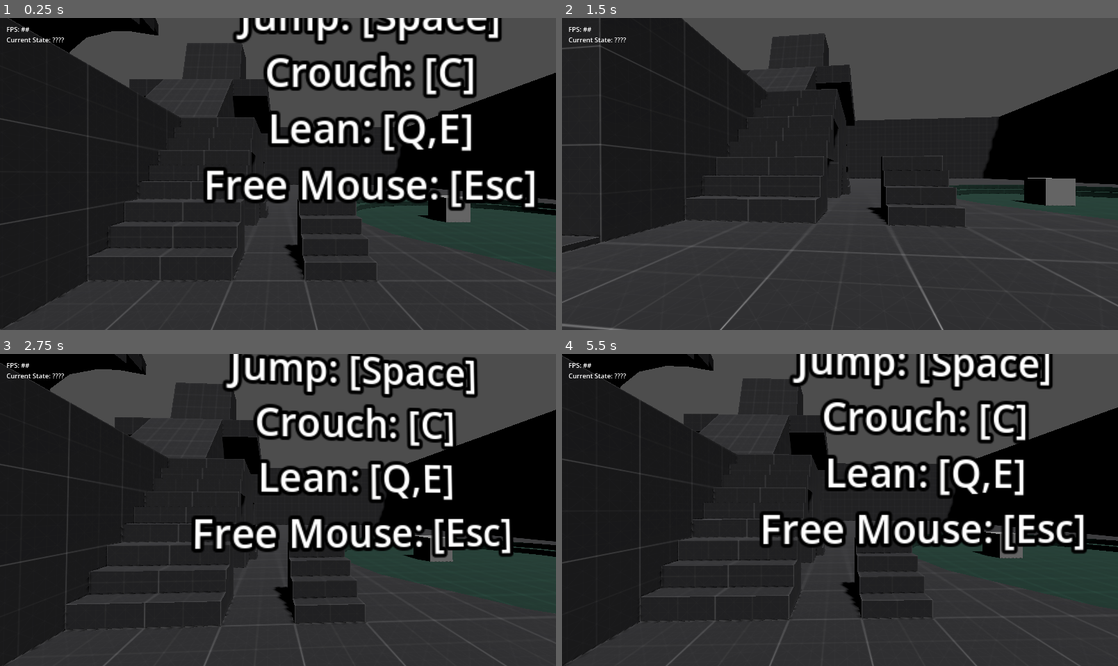
Above: before the commit, frames 1-4 (two rows, left to right).
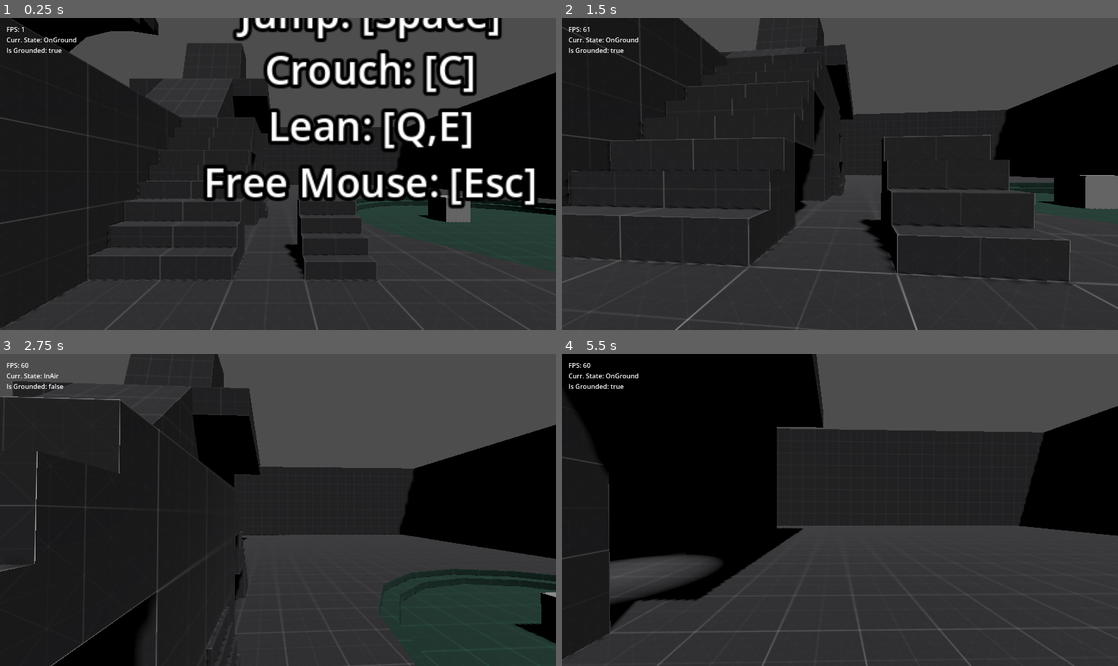
Above: after the commit, the same moments.

Repository: newengland-neighbor/data-driven-fp-controller
Game: Godot game, scene res://environments/prototyping_room/prototyping_room.tscn
Two runs of this game, one before a commit and one after it. Both use one fixed random seed, a clock stepped at 60 frames per second and the inputs below.
Inputs (mouse positions are in pixels of both pictures, inside the frame that each line leads up to):
- Up to frame 1 (0.25 s): no input
- Up to frame 2 (1.5 s): tap Enter at 0.5 s; move the mouse to (867, 174) at 0.52 s; hold C (crouch) 0.53-1.28 s; hold W (move_forward) from 0.53 s (still down); tap Space (jump) at 0.77 s; move the mouse to (812, 174) at 1.27 s; tap Shift (sprint) at 1.35 s
- Up to frame 3 (2.75 s): keep holding W (move_forward); tap Space (jump) at 1.52 s; move the mouse to (289, 503) at 2.02 s; hold C (crouch) from 2.03 s (still down)
- Up to frame 4 (5.5 s): keep holding W (move_forward); move the mouse to (834, 516) at 2.77 s; release C (crouch) at 2.78 s; tap Shift (sprint) at 2.85, 4.35 s; tap Space (jump) at 3.02, 3.77, 4.52 s; move the mouse to (878, 513) at 3.52 s; hold C (crouch) 3.53-4.28 s; move the mouse to (795, 506) at 4.27 s; move the mouse to (845, 510) at 5.02 s; hold C (crouch) from 5.03 s (still down)

The runs differ from the first frame. In frame 1, 8.3% of the frame differs, in the area x 0-100%, y 0-100%; in frame 2, 13%; in frame 3, 29%; in frame 4, 43%.
Error before the commit: Parse Error: Identifier "terminal_velo" not declared in the current scope. (res://entities/player/states/fp_in_air.gd:51)

Commit message:
Update fp_in_air.gd
added missing variable.

Diff:
--- a/entities/player/states/fp_in_air.gd
+++ b/entities/player/states/fp_in_air.gd
@@ -4,6 +4,8 @@
 @export var fall_threshold : float = -7.0
 ## The strength of the player's jump. Higher values => higher jumps.
 @export var jump_force : float = 7.5
+## The player's terminal velocity value, as measured in meters per second.
+@export var terminal_velo : float = 56.0
 
 var character_body_ref : FPController
 
